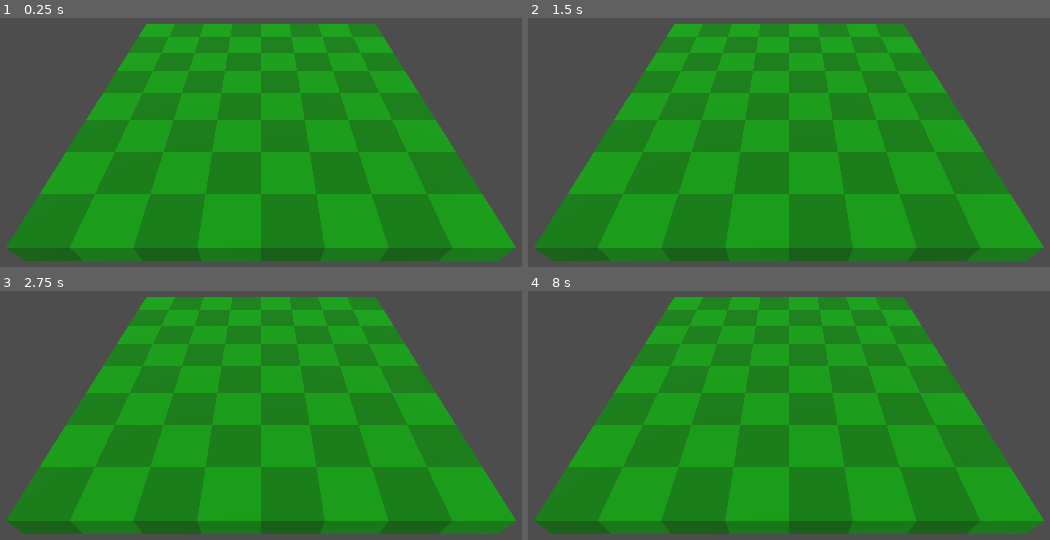
Above: before the commit, frames 1-4 (two rows, left to right).
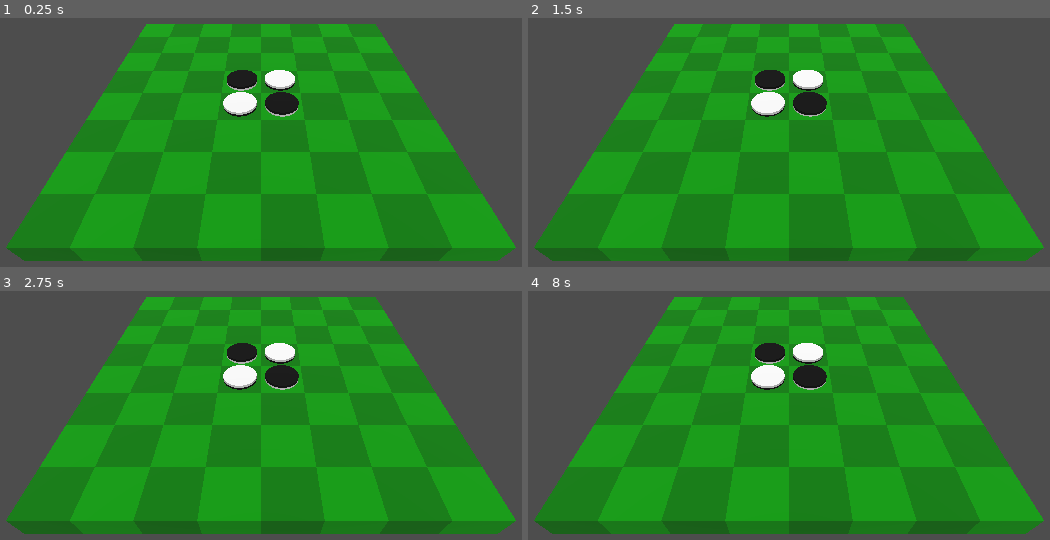
Above: after the commit, the same moments.

Repository: phrasmotica/othello
Game: Godot game, scene res://scenes/3d/game_3d.tscn
Two runs of this game, one before a commit and one after it. Both use one fixed random seed, a clock stepped at 60 frames per second and the inputs below.
Inputs (mouse positions are in pixels of both pictures, inside the frame that each line leads up to):
- Up to frame 1 (0.25 s): no input
- Up to frame 2 (1.5 s): move the mouse to (966, 112) at 0.52 s; move the mouse to (627, 157) at 1.27 s
- Up to frame 3 (2.75 s): move the mouse to (339, 308) at 2.02 s
- Up to frame 4 (8 s): move the mouse to (747, 497) at 2.77 s; move the mouse to (1029, 475) at 3.52 s; move the mouse to (548, 340) at 4.27 s; move the mouse to (830, 408) at 5.02 s; tap Enter at 5.75, 7.25 s; move the mouse to (668, 295) at 5.77 s; tap Space at 6.5 s; move the mouse to (966, 385) at 6.52 s; move the mouse to (627, 430) at 7.27 s

The runs differ from the first frame. In frame 1, 1.8% of the frame differs, in the area x 42-58%, y 20-40%; in frame 2, 1.8%; in frame 3, 1.8%; in frame 4, 1.8%.

Commit message:
Create scene for counter halves, i.e. the two meshes that make up a 3D counter. Handle rotation tweening inside the new scene

Diff:
--- a/scenes/3d/counter_3d.tscn
+++ b/scenes/3d/counter_3d.tscn
@@ -1,6 +1,7 @@
-[gd_scene load_steps=3 format=3 uid="uid://cfqujlwguvw4b"]
+[gd_scene load_steps=4 format=3 uid="uid://cfqujlwguvw4b"]
 
 [ext_resource type="Script" path="res://scripts/3d/counter_3d.gd" id="1_dcfqh"]
+[ext_resource type="PackedScene" uid="uid://bkt1f3hgpfwi1" path="res://scenes/3d/counter_halves.tscn" id="2_61rnl"]
 
 [sub_resource type="CylinderShape3D" id="CylinderShape3D_ijrpa"]
 height = 0.125
@@ -15,15 +16,5 @@
 [node name="CollisionShape3D" type="CollisionShape3D" parent="."]
 shape = SubResource("CylinderShape3D_ijrpa")
 
-[node name="CounterHalves" type="Node3D" parent="."]
+[node name="CounterHalves" parent="." instance=ExtResource("2_61rnl")]
 unique_name_in_owner = true
-
-[node name="CounterMeshBlack" type="MeshInstance3D" parent="CounterHalves"]
-transform = Transform3D(1, 0, 0, 0, 1, 0, 0, 0, 1, 0, 0.031, 0)
-mesh = ExtResource("1_froc0")
-skeleton = NodePath("../..")
-
-[node name="CounterMeshWhite" type="MeshInstance3D" parent="CounterHalves"]
-transform = Transform3D(1, 0, 0, 0, 1, 0, 0, 0, 1, 0, -0.031, 0)
-mesh = ExtResource("3_w4u8o")
-skeleton = NodePath("../..")
--- /dev/null
+++ b/scenes/3d/counter_halves.tscn
@@ -0,0 +1,39 @@
+[gd_scene load_steps=6 format=3 uid="uid://bkt1f3hgpfwi1"]
+
+[ext_resource type="CylinderMesh" uid="uid://bnhdorgfwot3l" path="res://meshes/counter_3d_black_mesh.tres" id="1_4rek1"]
+[ext_resource type="Script" path="res://scripts/3d/counter_halves.gd" id="1_pld12"]
+[ext_resource type="CylinderMesh" uid="uid://bqssxu8kjeyu6" path="res://meshes/counter_3d_white_mesh.tres" id="2_syv1i"]
+[ext_resource type="CylinderMesh" uid="uid://bjkfumtmwoicm" path="res://meshes/counter_3d_black_preview_mesh.tres" id="3_lncwc"]
+[ext_resource type="CylinderMesh" uid="uid://170kjhbjbl04" path="res://meshes/counter_3d_white_preview_mesh.tres" id="4_ec5hy"]
+
+[node name="CounterHalves" type="Node3D"]
+script = ExtResource("1_pld12")
+
+[node name="Main" type="Node3D" parent="."]
+unique_name_in_owner = true
+
+[node name="CounterMeshBlack" type="MeshInstance3D" parent="Main"]
+transform = Transform3D(1, 0, 0, 0, 1, 0, 0, 0, 1, 0, 0.031, 0)
+mesh = ExtResource("1_4rek1")
+skeleton = NodePath("../../..")
+
+[node name="CounterMeshWhite" type="MeshInstance3D" parent="Main"]
+transform = Transform3D(1, 0, 0, 0, 1, 0, 0, 0, 1, 0, -0.031, 0)
+mesh = ExtResource("2_syv1i")
+skeleton = NodePath("../../..")
+
+[node name="Preview" type="Node3D" parent="."]
+unique_name_in_owner = true
+visible = false
+
+[node name="CounterMeshBlackPreview" type="MeshInstance3D" parent="Preview"]
+transform = Transform3D(1, 0, 0, 0, 1, 0, 0, 0, 1, 0, 0.031, 0)
+transparency = 0.05
+mesh = ExtResource("3_lncwc")
+skeleton = NodePath("../../..")
+
+[node name="CounterMeshWhitePreview" type="MeshInstance3D" parent="Preview"]
+transform = Transform3D(1, 0, 0, 0, 1, 0, 0, 0, 1, 0, -0.031, 0)
+transparency = 0.7
+mesh = ExtResource("4_ec5hy")
+skeleton = NodePath("../../..")
--- a/scripts/3d/counter_3d.gd
+++ b/scripts/3d/counter_3d.gd
@@ -15,7 +15,7 @@
 var prevent_tweening := false
 
 @onready
-var counter_halves: Node3D = %CounterHalves
+var counter_halves: CounterHalves = %CounterHalves
 
 var _rotated_to_white := false
 
@@ -34,8 +34,9 @@
 
 func _refresh() -> void:
 	if counter_halves:
-		counter_halves.rotation_degrees.x = 180 if is_white else 0
-		_rotated_to_white = is_white
+		counter_halves.is_white = is_white
+
+	_rotated_to_white = is_white
 
 func flip_if_needed() -> void:
 	if Engine.is_editor_hint() or not Globals.init_finished or prevent_tweening:
@@ -44,16 +45,16 @@
 		_rotate_tween()
 
 func _rotate_tween() -> void:
+	if _rotated_to_white == is_white:
+		return
+
 	if not counter_halves:
 		return
 
-	if _rotated_to_white == is_white:
-		return
+	counter_halves.set_meta("debug_name", "%sCounterHalves" % debug_name)
 
 	gravity_scale = 0
 	contact_monitor = false
-
-	var final_rotation := int(counter_halves.rotation_degrees.x + 180) % 360
 
 	var tween := create_tween()
 
@@ -64,20 +65,11 @@
 		0.5
 	)
 
-	tween.tween_property(
-		counter_halves,
-		"rotation_degrees:x",
-		final_rotation,
-		0.5
-	)
+	counter_halves.rotate_tween(tween)
 
 	tween.finished.connect(
 		func() -> void:
-			counter_halves.rotation_degrees.x = final_rotation
 			_rotated_to_white = is_white
-
-			print("Finished rotating %s to %.1f" % [debug_name, final_rotation])
-
 			gravity_scale = 1
 			contact_monitor = true
 	)
--- /dev/null
+++ b/scripts/3d/counter_halves.gd
@@ -0,0 +1,52 @@
+@tool
+class_name CounterHalves extends Node3D
+
+@export
+var is_preview := false:
+	set(value):
+		is_preview = value
+
+		_refresh()
+
+@export
+var is_white := false:
+	set(value):
+		is_white = value
+
+		_refresh()
+
+@onready
+var main: Node3D = %Main
+
+@onready
+var preview: Node3D = %Preview
+
+func _ready() -> void:
+	_refresh()
+
+func _refresh() -> void:
+	if main:
+		main.visible = not is_preview
+
+	if preview:
+		preview.visible = is_preview
+
+	rotation_degrees.x = 180 if is_white else 0
+
+func rotate_tween(tween: Tween) -> void:
+	var final_rotation := int(rotation_degrees.x + 180) % 360
+
+	tween.tween_property(
+		self,
+		"rotation_degrees:x",
+		final_rotation,
+		0.5
+	)
+
+	tween.tween_callback(
+		func() -> void:
+			rotation_degrees.x = final_rotation
+
+			var debug_name := get_meta("debug_name") as String
+			print("Finished rotating %s to %.1f" % [debug_name, final_rotation])
+	)
